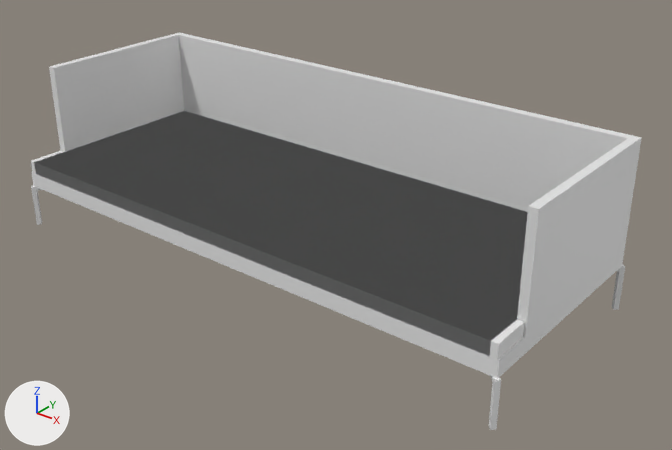
The Blender file blenderguru-couch/couch.blend: old version first, new version second.
Before and after are seen from a 50 mm lens placed at (0.903, -2.603, 1.538), pointed at (-1.078, -0.126, 0.003). The axes (+X, +Y, +Z) are drawn at lower left. The lights are the same throughout.

Objects in the first picture: 'Base', 'Base.001', 'Base.002', 'Cube'.
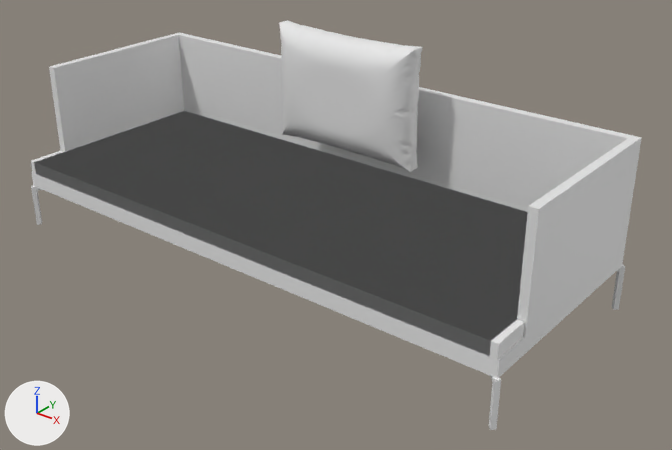
Commit message: couch end of pt2 i made a cushion

Where the change shows, as pixel boxes (x1, y1, x2, y2) in the pictures (672 x 450 px):
'Cushion-Base', added: after (279, 20, 423, 172)

The change, as a list of edits to the scene's bpy script:
```text
Add me_cube_010:
    me_cube_010.from_pydata(...)  # 16514 vertices, 16512 faces; spans x -0.326..0.326, y -0.086..0.086, z -0.238..0.238
Add ob_cushion_base:
    ob_cushion_base = bpy.data.objects.new('Cushion-Base', me_cube_010)
    ob_cushion_base.location = (-1.239, 0.145, 0.417)
    _m = ob_cushion_base.modifiers.new('Subdivision', 'SUBSURF')
```
